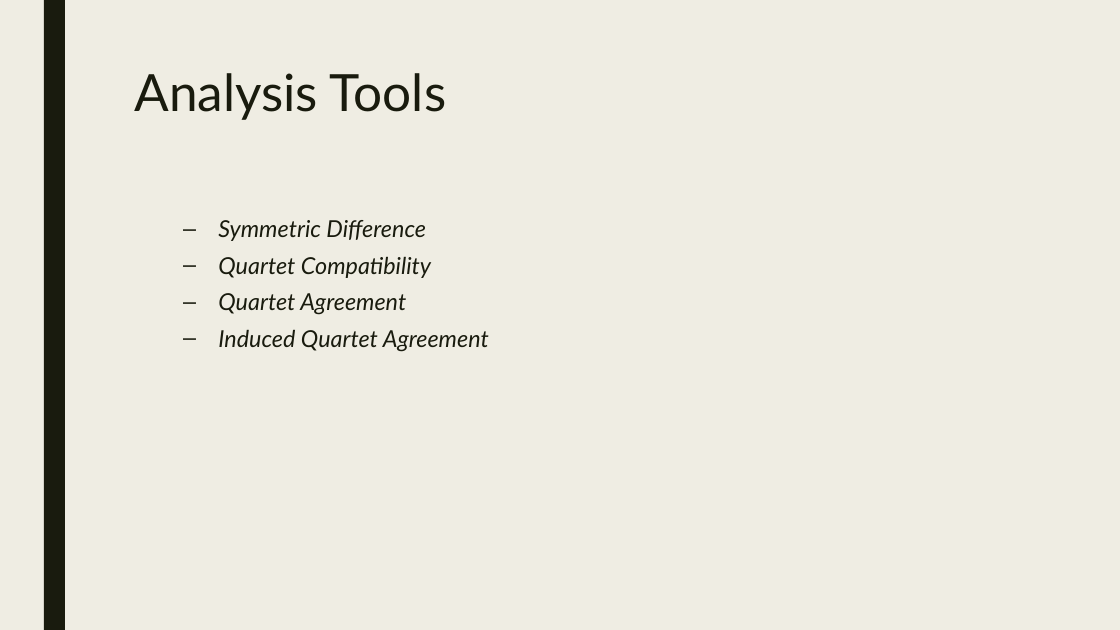
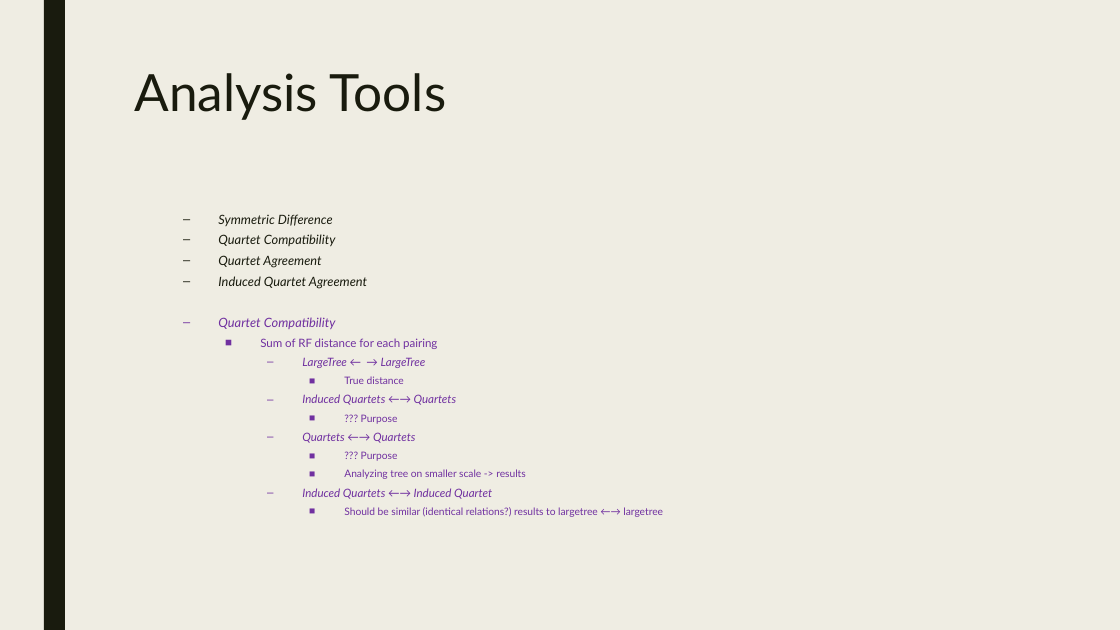
Before and after one commit to itsdlow/PhyloTools, a slide deck: slide 8 of Surveying_Phylogenetic_Forests.pptx. Drawn at 1120x630 pixels with LibreOffice and Linux fonts; fonts in the diff are those of the drawing. Boxes give left, top, right and bottom in pixels: in the first picture for what was removed or moved away, otherwise in the second. Text is boxed around its words. In the diff, an @@ line names an element or a change of style, - is before the commit and + after.

```diff
--- a/Surveying_Phylogenetic_Forests.pptx
+++ b/Surveying_Phylogenetic_Forests.pptx
@@ text at bbox=[218, 214, 367, 288]: size 20 to 11 pt in "Symmetric Difference", "Quartet Compatibility", "Quartet Agreement", "Induced Quartet Agreement"; line spacing 1.01 to 0.81 @@
@@ text at bbox=[218, 317, 663, 517]: paragraphs added @@
+  – Quartet Compatibility
+    ■ Sum of RF distance for each pairing
+      – LargeTree ← → LargeTree
+        ■ True distance
+      – Induced Quartets ←→ Quartets
+        ■ ??? Purpose
+      – Quartets ←→ Quartets
+        ■ ??? Purpose
+        ■ Analyzing tree on smaller scale -> results
+      – Induced Quartets ←→ Induced Quartet
+        ■ Should be similar (identical relations?) results to largetree ←→ largetree
```
Also in this commit, not shown: 4 other slides changed, 2 slides added, 1 slide removed.
